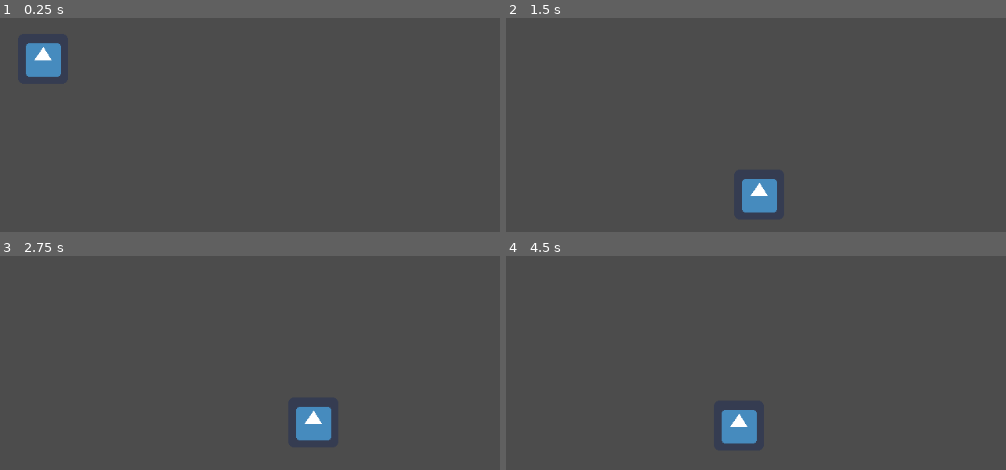
Above: before the commit, frames 1-4 (two rows, left to right).
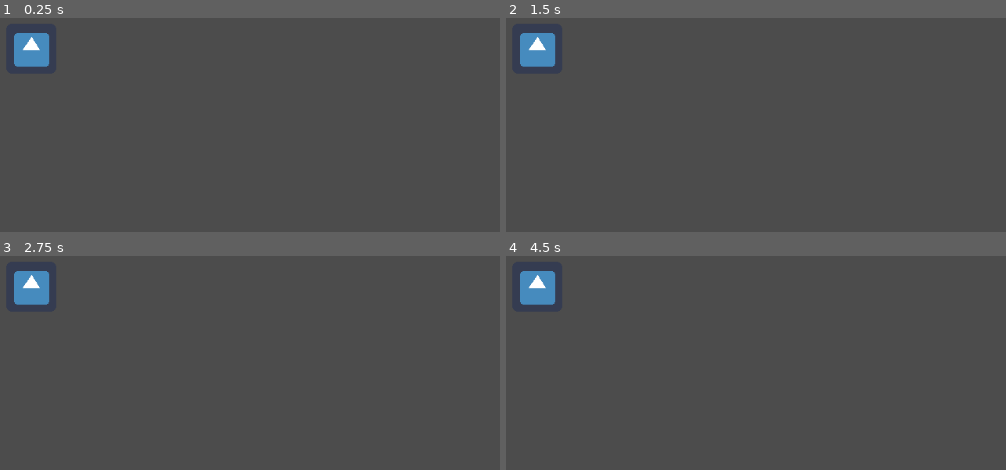
Above: after the commit, the same moments.

Repository: Coursaux/String-game
Game: Godot game, scene res://Character.tscn
Two runs of this game, one before a commit and one after it. Both use one fixed random seed, a clock stepped at 60 frames per second and the inputs below. The engine's default icon, where the game draws it, is replaced by a stand-in: a white triangle on a blue panel in a dark square.
Inputs (mouse positions are in pixels of both pictures, inside the frame that each line leads up to):
- Up to frame 1 (0.25 s): no input
- Up to frame 2 (1.5 s): tap Enter at 0.5 s; move the mouse to (976, 169) at 0.52 s; tap Space at 1.25 s; move the mouse to (761, 195) at 1.27 s
- Up to frame 3 (2.75 s): tap Enter at 2 s; move the mouse to (315, 422) at 2.02 s
- Up to frame 4 (4.5 s): tap Space at 2.75, 4.25 s; move the mouse to (791, 437) at 2.77 s; tap Enter at 3.5 s; move the mouse to (861, 435) at 3.52 s; move the mouse to (741, 425) at 4.27 s

The runs differ from the first frame. In frame 1, 1.4% of the frame differs, in the area x 2-13%, y 7-28%; in frame 2, 2.2%; in frame 3, 2.3%, in the area x 2-67%, y 7-87%; in frame 4, 2.3%.

Commit message:
AAAAAAAAAAAAAAAAAAAAAAAAAAAAAA

Diff:
--- a/String/Character.tscn
+++ b/String/Character.tscn
@@ -1,12 +1,11 @@
-[gd_scene load_steps=5 format=2]
+[gd_scene load_steps=4 format=2]
 
-[ext_resource path="res://Character.gd" type="Script" id=1]
-[ext_resource path="res://icon.png" type="Texture" id=2]
+[ext_resource path="res://icon.png" type="Texture" id=1]
 
 [sub_resource type="SpriteFrames" id=1]
 
 animations = [ {
-"frames": [ ExtResource( 2 ) ],
+"frames": [ ExtResource( 1 ) ],
 "loop": true,
 "name": "default",
 "speed": 5.0
@@ -15,17 +14,15 @@
 [sub_resource type="RectangleShape2D" id=2]
 
 custom_solver_bias = 0.0
-extents = Vector2( 32, 32 )
+extents = Vector2( 33, 35 )
 
-[node name="character" type="KinematicBody2D" index="0"]
+[node name="KinematicBody2D" type="KinematicBody2D" index="0"]
 
-position = Vector2( 192, 128 )
+position = Vector2( 177, 115 )
 input_pickable = false
 collision_layer = 1
 collision_mask = 1
 collision/safe_margin = 0.08
-script = ExtResource( 1 )
-_sections_unfolded = [ "Transform" ]
 __meta__ = {
 "_edit_group_": true
 }
--- a/String/Fan.tscn
+++ b/String/Fan.tscn
@@ -26,7 +26,7 @@
 custom_solver_bias = 0.0
 extents = Vector2( 160, 224 )
 
-[node name="KinematicBody2D" type="KinematicBody2D" index="0"]
+[node name="KinematicBody2D" type="KinematicBody2D"]
 
 input_pickable = false
 collision_layer = 9
@@ -42,6 +42,7 @@
 
 frames = SubResource( 1 )
 animation = "default"
+frame = 1
 playing = true
 
 [node name="CollisionShape2D" type="CollisionShape2D" parent="." index="1"]
@@ -49,7 +50,18 @@
 shape = SubResource( 2 )
 script = ExtResource( 4 )
 
-[node name="CollisionShape2D2" type="CollisionShape2D" parent="." index="2"]
+[node name="Area2D" type="Area2D" parent="." index="2"]
+
+input_pickable = true
+gravity_vec = Vector2( 0, 1 )
+gravity = 98.0
+linear_damp = 0.1
+angular_damp = 1.0
+audio_bus_override = false
+audio_bus_name = "Master"
+_sections_unfolded = [ "Audio Bus", "Collision", "Material", "Pause", "Visibility" ]
+
+[node name="CollisionShape2D2" type="CollisionShape2D" parent="Area2D" index="0"]
 
 position = Vector2( 224, 0 )
 shape = SubResource( 3 )
